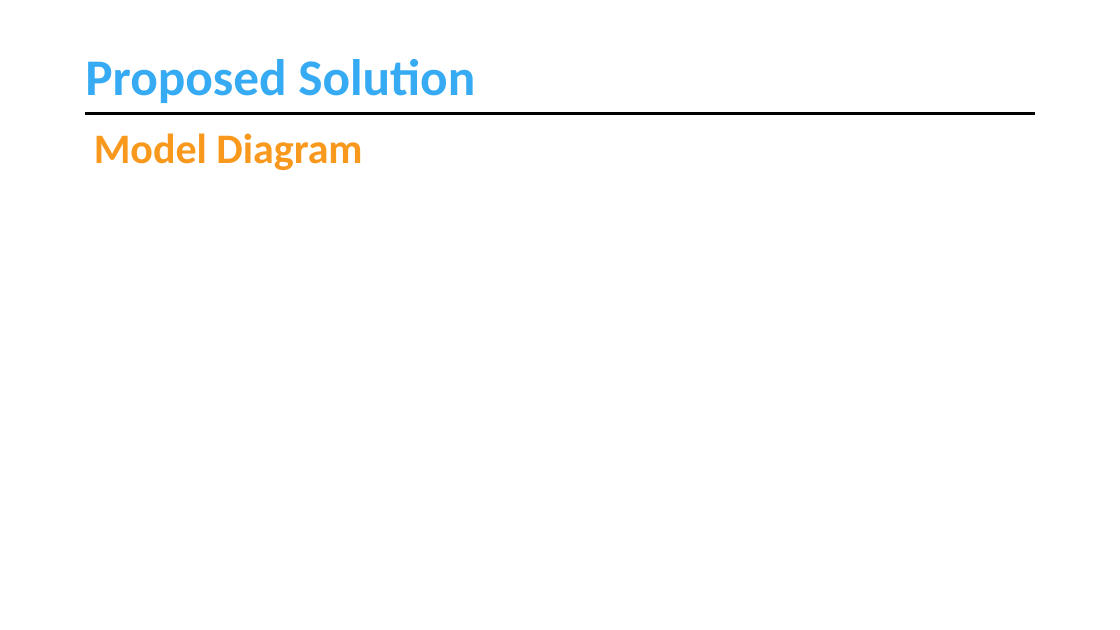
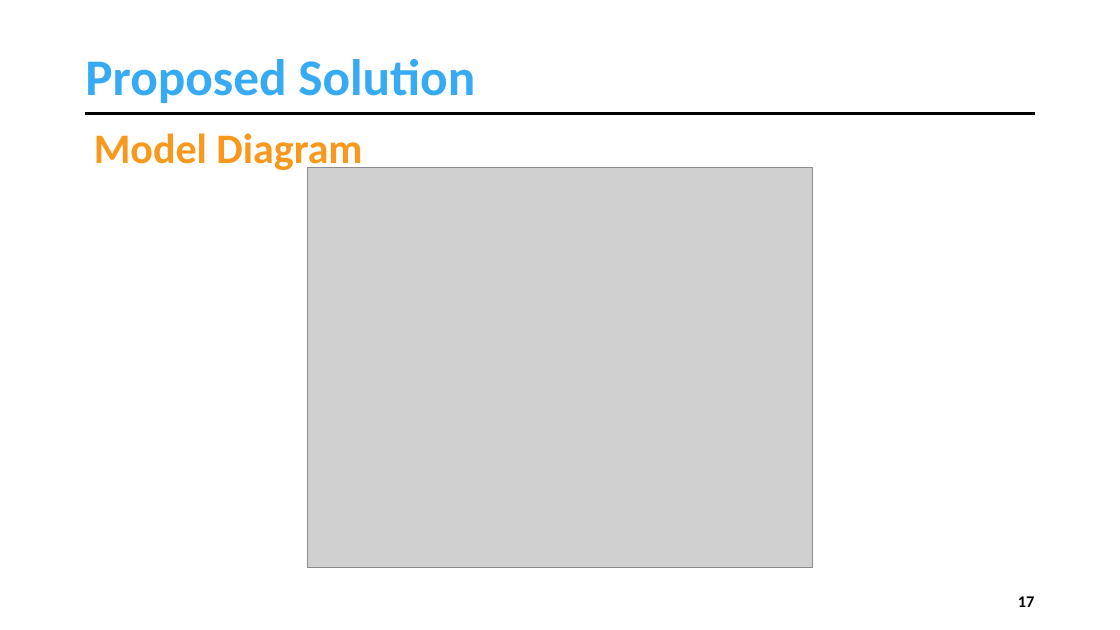
Before and after one commit to muhammadahsanmirza/fyp-constituency-connect, a slide deck: slide 17 of 4 - Idea Evaluation/Idea Evaluation Slides - Working Draft.pptx (slide 22 before the commit). Drawn at 1120x630 pixels with LibreOffice and Linux fonts; fonts in the diff are those of the drawing; grey boxes stand for pictures. Boxes give left, top, right and bottom in pixels: in the first picture for what was removed or moved away, otherwise in the second. Text is boxed around its words. In the diff, an @@ line names an element or a change of style, - is before the commit and + after.

```diff
--- a/4 - Idea Evaluation/Idea Evaluation Slides - Working Draft.pptx
+++ b/4 - Idea Evaluation/Idea Evaluation Slides - Working Draft.pptx
@@ picture added at [308, 168, 813, 568] @@
@@ page number added at [1018, 596, 1035, 607], 14 pt, text #000000, bold @@
+17
```
Also in this commit, not shown: 22 other slides changed, 4 slides added, 9 slides removed, 13 other files.
